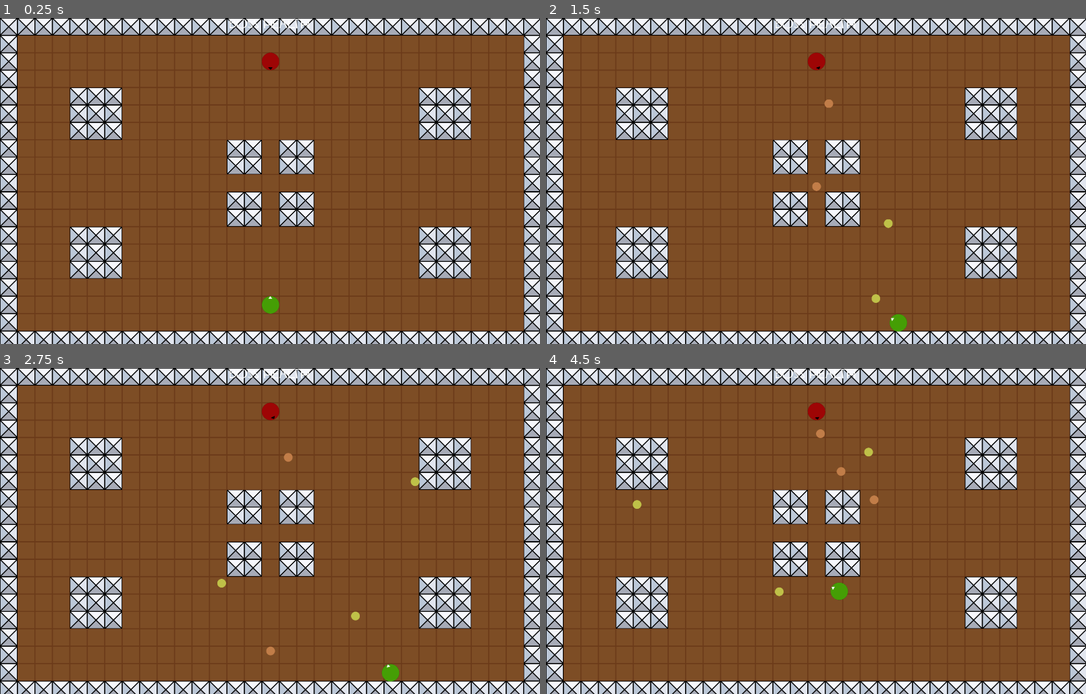
Above: before the commit, frames 1-4 (two rows, left to right).
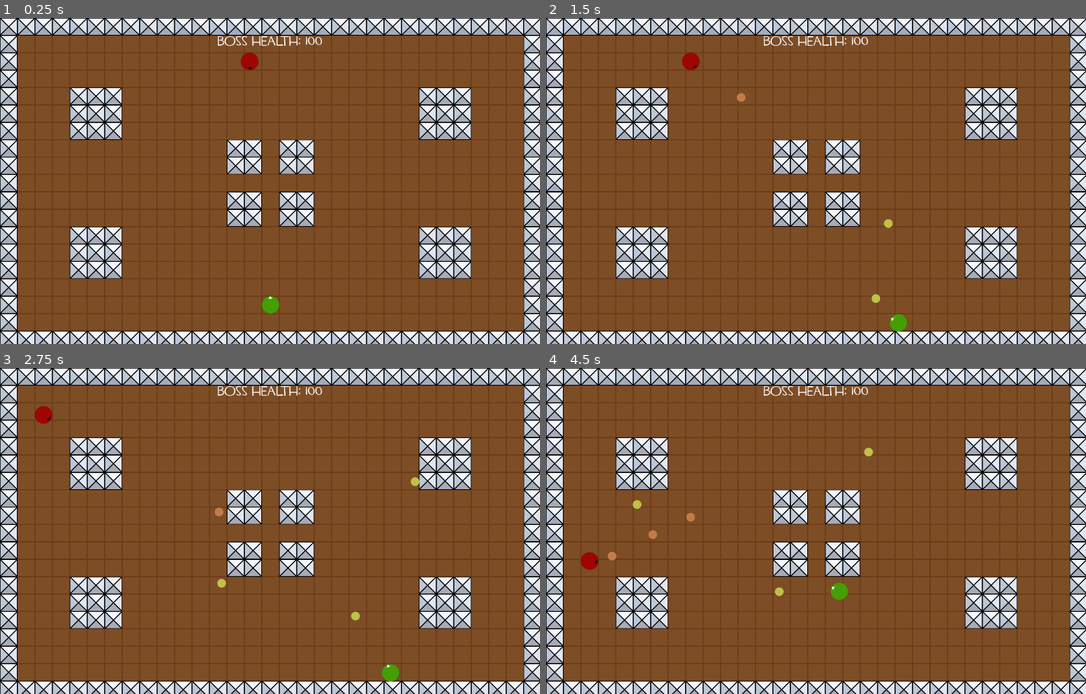
Above: after the commit, the same moments.

Repository: okryp/bullet_hell
Game: Godot game, scene res://src/scripts/Level.tscn
Two runs of this game, one before a commit and one after it. Both use one fixed random seed, a clock stepped at 60 frames per second and the inputs below.
Inputs (mouse positions are in pixels of both pictures, inside the frame that each line leads up to):
- Up to frame 1 (0.25 s): no input
- Up to frame 2 (1.5 s): move the mouse to (934, 164) at 0.52 s; hold D (move_right) 0.53-1.28 s; click (934, 164) at 0.6 s; move the mouse to (708, 197) at 1.27 s; hold S (move_down) from 1.28 s (still down); click (708, 197) at 1.35 s
- Up to frame 3 (2.75 s): move the mouse to (324, 459) at 2.02 s; release S (move_down) at 2.03 s; hold D (move_right) from 2.03 s (still down); hold Shift (slow) from 2.03 s (still down); click (324, 459) at 2.3 s
- Up to frame 4 (4.5 s): move the mouse to (789, 596) at 2.77 s; release D (move_right) at 2.78 s; release Shift (slow) at 2.78 s; hold W (move_up) 2.78-3.53 s; click (789, 596) at 2.85 s; move the mouse to (978, 579) at 3.52 s; hold A (move_left) from 3.53 s (still down); click (978, 579) at 3.6 s; move the mouse to (654, 482) at 4.27 s; tap Shift (slow) at 4.35 s

The runs differ from the first frame. In frame 1, 0.6% of the frame differs, in the area x 40-60%, y 0-16%; in frame 2, 0.7%; in frame 3, 0.7%; in frame 4, 0.8%, in the area x 6-62%, y 0-62%.

Commit message:
finalised collisions

Diff:
--- a/project.godot
+++ b/project.godot
@@ -63,9 +63,10 @@
 2d_render/layer_1="entities"
 2d_render/layer_2="walls"
 2d_render/layer_3="bullets"
-2d_physics/layer_1="entities"
+2d_physics/layer_1="player"
 2d_physics/layer_2="walls"
 2d_physics/layer_3="bullets"
+2d_physics/layer_4="enemy"
 
 [rendering]
 
--- a/src/scenes/Enemy.tscn
+++ b/src/scenes/Enemy.tscn
@@ -8,6 +8,8 @@
 radius = 30.0
 
 [node name="Enemy" type="RigidBody2D"]
+collision_layer = 8
+collision_mask = 5
 script = ExtResource("1_50cs7")
 bullet_scene = ExtResource("2_0f3qj")
 health = 10
--- a/src/scenes/Player.tscn
+++ b/src/scenes/Player.tscn
@@ -8,6 +8,7 @@
 radius = 30.0
 
 [node name="Player" type="CharacterBody2D"]
+collision_mask = 6
 script = ExtResource("1_2qrbo")
 bullet_scene = ExtResource("2_3spw7")
 health = 100
--- a/src/scenes/UI.tscn
+++ b/src/scenes/UI.tscn
@@ -8,9 +8,10 @@
 anchors_preset = 5
 anchor_left = 0.5
 anchor_right = 0.5
-offset_left = -20.0
-offset_right = 20.0
-offset_bottom = 23.0
+offset_left = -149.0
+offset_top = 64.0
+offset_right = 149.0
+offset_bottom = 118.0
 grow_horizontal = 2
 theme_override_fonts/font = ExtResource("1_2mlr0")
 theme_override_font_sizes/font_size = 50
--- a/src/scenes/enemy_bullet.gd
+++ b/src/scenes/enemy_bullet.gd
@@ -3,5 +3,7 @@
 @export var speed: int = 400
 
 func _on_hitbox_body_entered(body):
-	print("removing bullet!")
+	if (body.name != "TileMap"):
+		body.health -= 1
+		print("P HEALTH: ", body.health)
 	queue_free()
--- a/src/scenes/player_bullet.gd
+++ b/src/scenes/player_bullet.gd
@@ -2,11 +2,8 @@
 
 @export var speed: int = 400
 
-
 func _on_hitbox_body_entered(body):
 	if (body.name != "TileMap"):
 		body.health -= 1
-
-	# print("removing bullet!")
+		print("P HEALTH: ", body.health)
 	queue_free()
-	pass # Replace with function body.
--- a/src/scenes/player_bullet.tscn
+++ b/src/scenes/player_bullet.tscn
@@ -11,7 +11,7 @@
 
 [node name="RigidBody2D" type="RigidBody2D"]
 collision_layer = 4
-collision_mask = 3
+collision_mask = 10
 gravity_scale = 0.0
 script = ExtResource("1_yugif")
 
@@ -23,7 +23,7 @@
 
 [node name="Hitbox" type="Area2D" parent="CollisionShape2D"]
 collision_layer = 4
-collision_mask = 3
+collision_mask = 10
 
 [node name="CollisionShape2D" type="CollisionShape2D" parent="CollisionShape2D/Hitbox"]
 shape = SubResource("CircleShape2D_w04ep")
--- a/src/scripts/Enemy.gd
+++ b/src/scripts/Enemy.gd
@@ -19,7 +19,6 @@
 func _ready():
 	pass # Replace with function body.
 
-
 # Called every frame. 'delta' is the elapsed time since the previous frame.
 func _process(delta):
 	pass
--- a/src/scripts/Level.gd
+++ b/src/scripts/Level.gd
@@ -1,6 +1,10 @@
 extends Node
 
-var timer : int = 0
+var bullet_timer : int = 0
+var movement_switch_timer : int = 60
+var progress = 0.001
+
+var bosshealth_string = "BOSS HEALTH: %s"
 
 func game_over():
 	print("GAME OVER\n", $Enemy.health, "\t:\t", $Player.health)
@@ -9,28 +13,47 @@
 
 func new_game():
 	$Player.start($PlayerSpawn.position)
-	$Enemy.start($EnemySpawn.position)
+	$Enemy.start($Path2D/PathFollow2D.position)
 
 	$Enemy.rotate(deg_to_rad(90))
 	$CanvasLayer/Message.visible = false
 
+func enemy_shoot():
+	bullet_timer += 1
+	if (bullet_timer == 24):
+		$Enemy.shoot()
+		bullet_timer = 0
+
+func randomize_movement():
+	movement_switch_timer -= 1
+	if movement_switch_timer == 0:
+		var rand = randf_range(0, 1)
+		if rand > 0.5:
+			progress = 0.001
+			return progress
+		else:
+			progress = -0.001
+			return progress
+
 func _ready():
 	new_game()
-	$BossShotTimer.start()
 
 func _process(delta):
-	$Enemy.look_at($Player.global_position)
+	if (get_node("Enemy") and get_node("Player")):
+		$Enemy.look_at($Player.global_position)
+		$Path2D/PathFollow2D.progress_ratio += progress
+		$Enemy.position = $Path2D/PathFollow2D.position
+		$CanvasLayer/BossHealth.text = bosshealth_string % $Enemy.health
 
-	timer += 1
-	if (timer == 24):
-		$Enemy.shoot()
-		timer = 0;
+		randomize_movement()
+		enemy_shoot()
 
+		if $Enemy.health == 0:
+			game_over()
+			$Enemy.queue_free()
+			$CanvasLayer/Message.text = "VICTORY"
 
-	if $Enemy.health == 0:
-		game_over()
-		$CanvasLayer/Message.text = "VICTORY"
-
-	if $Player.health == 0:
-		game_over()
-		$CanvasLayer/Message.text = "DEFEAT"
+		if $Player.health == 0:
+			game_over()
+			$Player.queue_free()
+			$CanvasLayer/Message.text = "DEFEAT"
--- a/src/scripts/Level.tscn
+++ b/src/scripts/Level.tscn
@@ -20,7 +20,7 @@
 [sub_resource type="TileSet" id="TileSet_vfdog"]
 tile_size = Vector2i(64, 64)
 physics_layer_0/collision_layer = 2
-physics_layer_0/collision_mask = 5
+physics_layer_0/collision_mask = 13
 sources/0 = SubResource("TileSetAtlasSource_qxrlj")
 
 [sub_resource type="Curve2D" id="Curve2D_np7uq"]
@@ -46,9 +46,11 @@
 
 [node name="Player" parent="." instance=ExtResource("2_7vtmh")]
 collision_mask = 2
+health = 10
 
 [node name="Enemy" parent="." instance=ExtResource("3_0u0s8")]
 collision_mask = 2
+health = 100
 
 [node name="Path2D" type="Path2D" parent="."]
 curve = SubResource("Curve2D_np7uq")
@@ -57,7 +59,4 @@
 position = Vector2(992, 160)
 rotation = 3.14159
 
-[node name="BossShotTimer" type="Timer" parent="."]
-wait_time = 2.0
-
 [node name="CanvasLayer" parent="." instance=ExtResource("5_8vkbw")]
